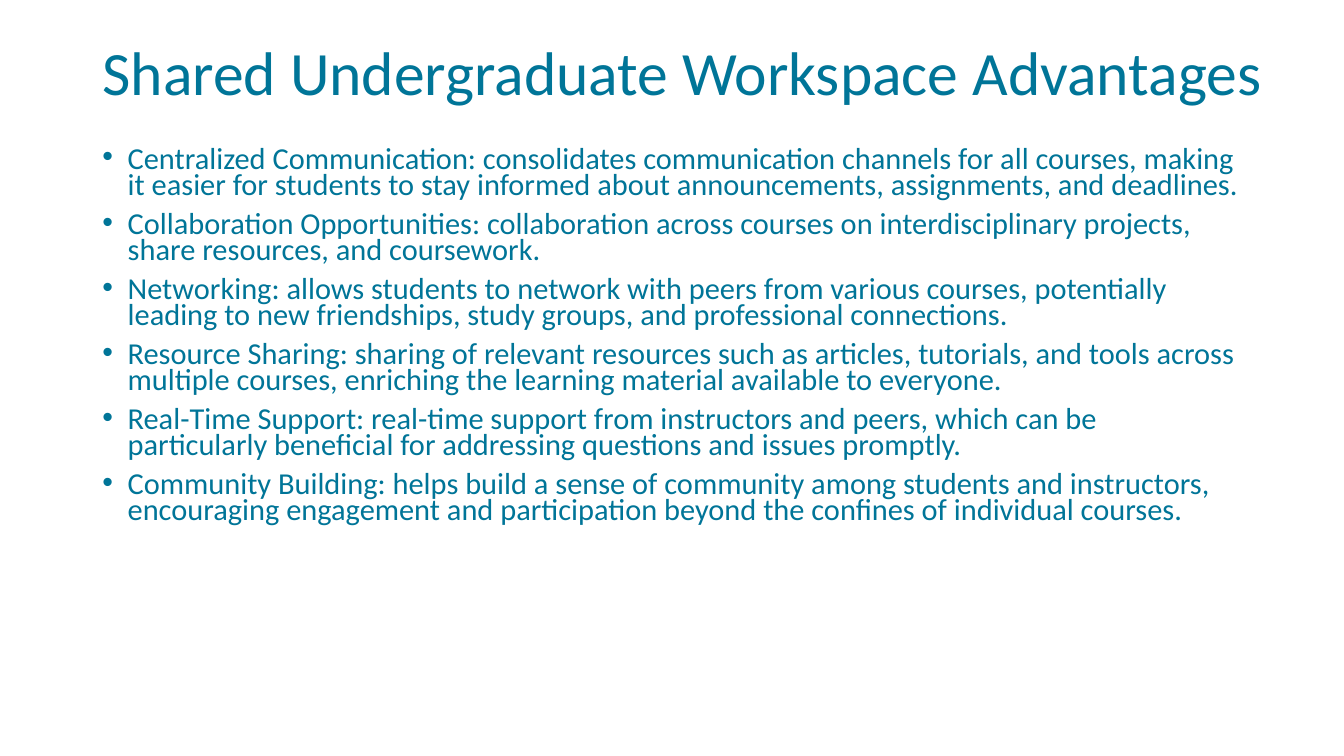
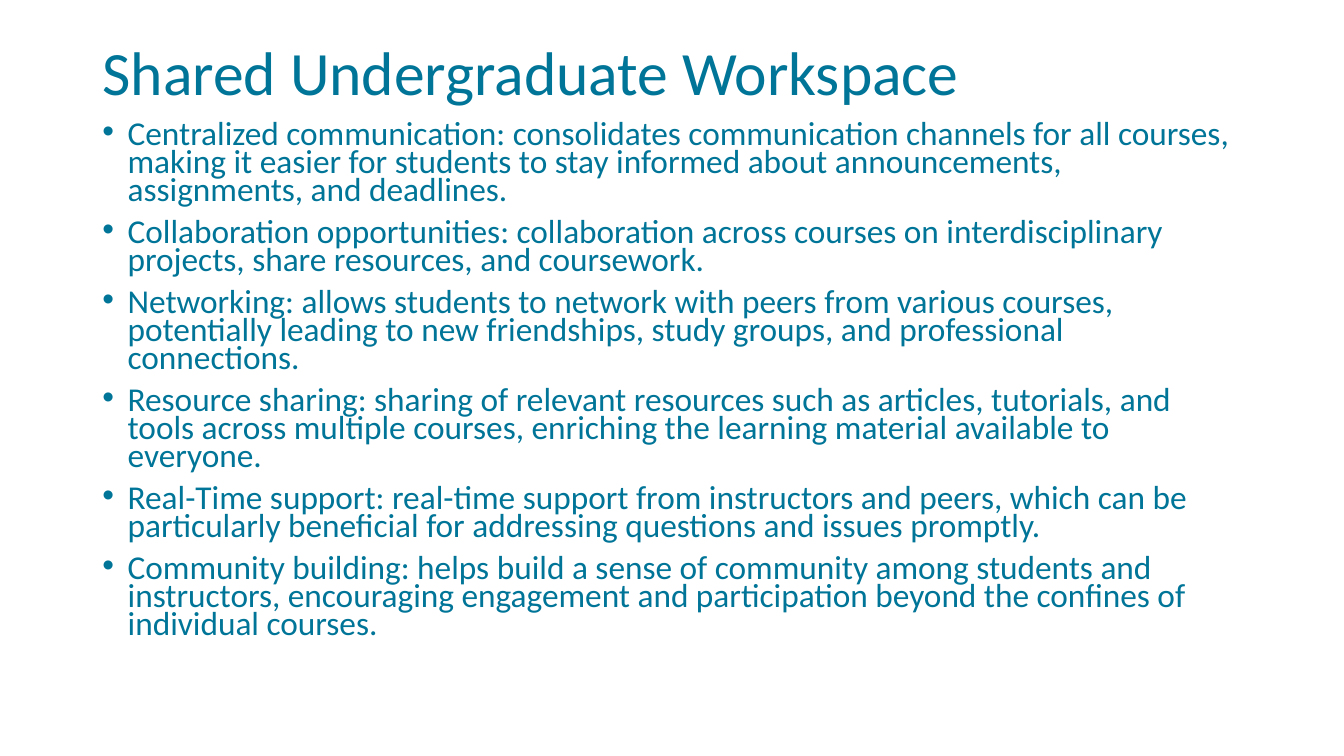
Before and after one commit to FSCJ-FacultyDev/HITEC2024, a slide deck: slide 6 of LeveragingSlackForStudentCollaboration.pptx. Drawn at 1344x756 pixels with LibreOffice and Linux fonts; fonts in the diff are those of the drawing; background and template pictures are left out. Boxes give left, top, right and bottom in pixels: in the first picture for what was removed or moved away, otherwise in the second. Text is boxed around its words. In the diff, an @@ line names an element or a change of style, - is before the commit and + after.

```diff
--- a/LeveragingSlackForStudentCollaboration.pptx
+++ b/LeveragingSlackForStudentCollaboration.pptx
@@ title at bbox=[102, 52, 958, 106]: text changed @@
-Shared Undergraduate Workspace Advantages
+Shared Undergraduate Workspace
@@ text "Centralized communication: consolidates communication channe ...": place and size @@
-text "Centralized communication: consolidates communication channe ..." at bbox=[128, 148, 1237, 526]
+text "Centralized communication: consolidates communication channe ..." at bbox=[128, 122, 1229, 636]
@@ text at bbox=[128, 122, 1229, 277]: text changed; size 21.7 to 23.8 pt @@
-• Centralized Communication: consolidates communication channels for all courses, making it easier for students to stay informed about announcements, assignments, and deadlines.
-• Collaboration Opportunities: collaboration across courses on interdisciplinary projects, share resources, and coursework.
+• Centralized communication: consolidates communication channels for all courses, making it easier for students to stay informed about announcements, assignments, and deadlines.
+• Collaboration opportunities: collaboration across courses on interdisciplinary projects, share resources, and coursework.
@@ text at bbox=[128, 290, 1113, 370]: size 21.7 to 23.8 pt in "Networking: allows students to network with peers ..." @@
@@ text at bbox=[128, 388, 1187, 636]: text changed; size 21.7 to 23.8 pt @@
-• Resource Sharing: sharing of relevant resources such as articles, tutorials, and tools across multiple courses, enriching the learning material available to everyone.
-• Real-Time Support: real-time support from instructors and peers, which can be particularly beneficial for addressing questions and issues promptly.
-• Community Building: helps build a sense of community among students and instructors, encouraging engagement and participation beyond the confines of individual courses.
+• Resource sharing: sharing of relevant resources such as articles, tutorials, and tools across multiple courses, enriching the learning material available to everyone.
+• Real-Time support: real-time support from instructors and peers, which can be particularly beneficial for addressing questions and issues promptly.
+• Community building: helps build a sense of community among students and instructors, encouraging engagement and participation beyond the confines of individual courses.
```
Also in this commit, not shown: 5 other slides changed, 5 slides added.
